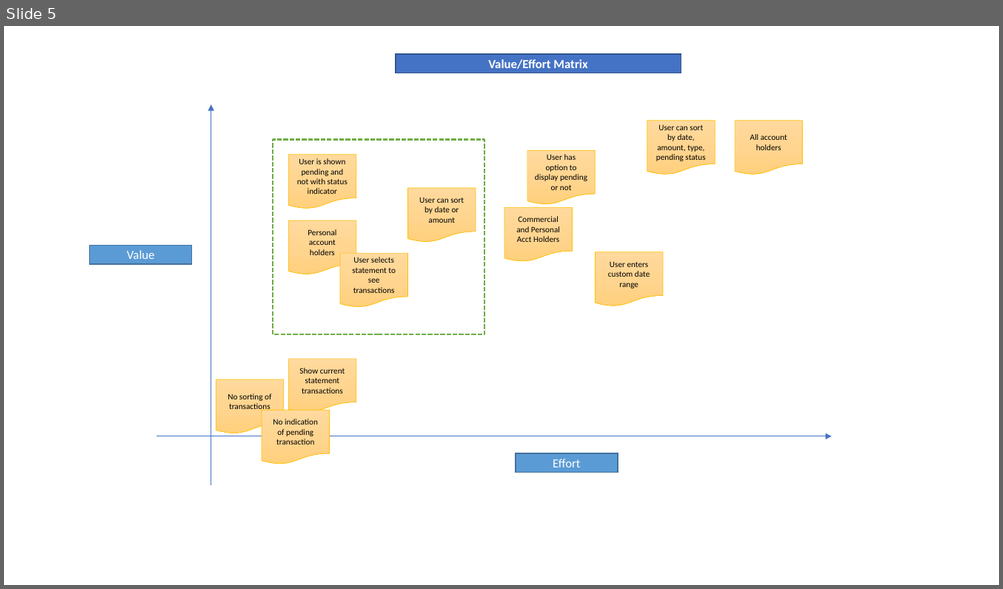
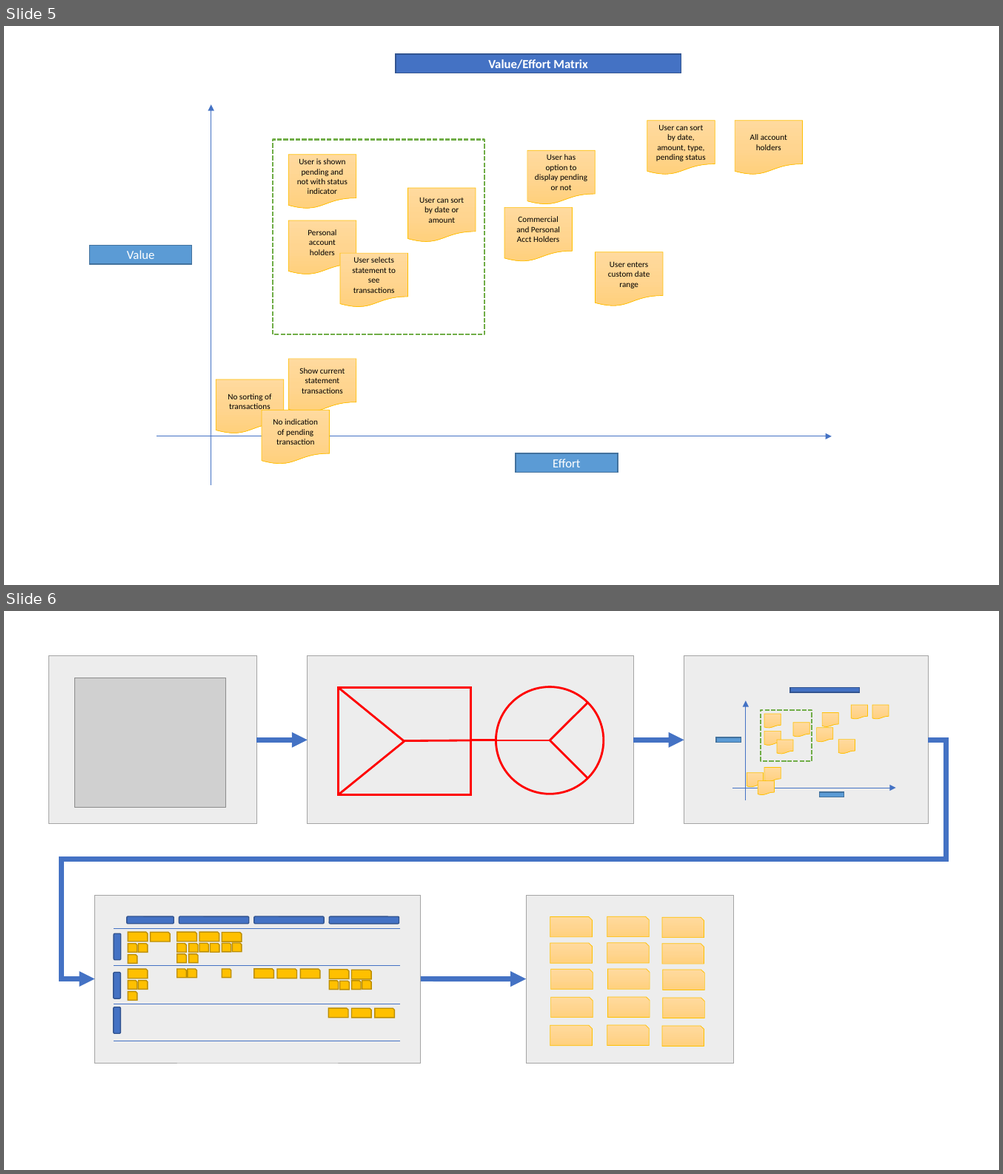
Before and after one commit to 200Meters/Sales-Scrum, a slide deck: Sprint Cadence Diagrams.pptx. Shown one above the other, each under a label of ours: slide 5 before the commit, slides 5 and 6 after it. The pictures are 1003x589 and 1003x1174 pixels, drawn with LibreOffice and Linux fonts; fonts in the diff are those of the drawing; grey boxes stand for pictures. Boxes give left, top, right and bottom in pixels: in the first picture for what was removed or moved away, otherwise in the second. Text is boxed around its words. In the diff, an @@ line names an element or a change of style, - is before the commit and + after.

```diff
--- a/Sprint Cadence Diagrams.pptx
+++ b/Sprint Cadence Diagrams.pptx
@@ slide 6 added at box(4, 611, 999, 1170), background #FFFFFF @@
@@ rectangle added at box(48, 655, 256, 823), fill #EDEDED, outline #A5A5A5 0.5 pt @@
@@ picture added at box(75, 678, 225, 808) @@
@@ group added at box(684, 655, 928, 823): 12 flow chart documents, 5 rectangles, 2 arrows @@
@@ elbow arrow added from (928, 740) to (95, 980), #4472C4 5 pt @@
@@ arrow added from (257, 740) to (307, 740), #4472C4 5 pt @@
@@ group added at box(307, 655, 633, 823): 7 lines, 2 rectangles, 1 ellipse @@
@@ arrow added from (633, 740) to (684, 740), #4472C4 5 pt @@
@@ rectangle added at box(95, 895, 421, 1063), fill #EDEDED, outline #A5A5A5 0.5 pt @@
@@ rectangle added at box(526, 895, 734, 1063), fill #EDEDED, outline #A5A5A5 0.5 pt @@
@@ snip rect added at box(550, 917, 592, 937), fill gradient #FFDB9E to #FFD590 to #FFD07C, outline #FFC000 0.5 pt @@
@@ snip rect added at box(607, 917, 649, 937), fill gradient #FFDB9E to #FFD590 to #FFD07C, outline #FFC000 0.5 pt @@
@@ snip rect added at box(662, 917, 704, 938), fill gradient #FFDB9E to #FFD590 to #FFD07C, outline #FFC000 0.5 pt @@
@@ snip rect added at box(550, 943, 592, 963), fill gradient #FFDB9E to #FFD590 to #FFD07C, outline #FFC000 0.5 pt @@
@@ snip rect added at box(607, 943, 649, 963), fill gradient #FFDB9E to #FFD590 to #FFD07C, outline #FFC000 0.5 pt @@
@@ snip rect added at box(662, 944, 704, 964), fill gradient #FFDB9E to #FFD590 to #FFD07C, outline #FFC000 0.5 pt @@
@@ arrow added from (421, 980) to (526, 980), #4472C4 5 pt @@
@@ snip rect added at box(551, 969, 593, 989), fill gradient #FFDB9E to #FFD590 to #FFD07C, outline #FFC000 0.5 pt @@
@@ snip rect added at box(608, 969, 649, 989), fill gradient #FFDB9E to #FFD590 to #FFD07C, outline #FFC000 0.5 pt @@
@@ snip rect added at box(663, 970, 705, 990), fill gradient #FFDB9E to #FFD590 to #FFD07C, outline #FFC000 0.5 pt @@
@@ group added at box(114, 917, 400, 1041): 35 snip rects, 7 rounded rectangles, 4 lines @@
@@ snip rect added at box(551, 997, 593, 1017), fill gradient #FFDB9E to #FFD590 to #FFD07C, outline #FFC000 0.5 pt @@
@@ snip rect added at box(608, 997, 649, 1017), fill gradient #FFDB9E to #FFD590 to #FFD07C, outline #FFC000 0.5 pt @@
@@ snip rect added at box(663, 998, 705, 1019), fill gradient #FFDB9E to #FFD590 to #FFD07C, outline #FFC000 0.5 pt @@
@@ snip rect added at box(550, 1026, 592, 1046), fill gradient #FFDB9E to #FFD590 to #FFD07C, outline #FFC000 0.5 pt @@
@@ snip rect added at box(607, 1026, 649, 1046), fill gradient #FFDB9E to #FFD590 to #FFD07C, outline #FFC000 0.5 pt @@
@@ snip rect added at box(662, 1027, 704, 1047), fill gradient #FFDB9E to #FFD590 to #FFD07C, outline #FFC000 0.5 pt @@
```
Also in this commit, not shown: 2 other slides added, 2 other files.
